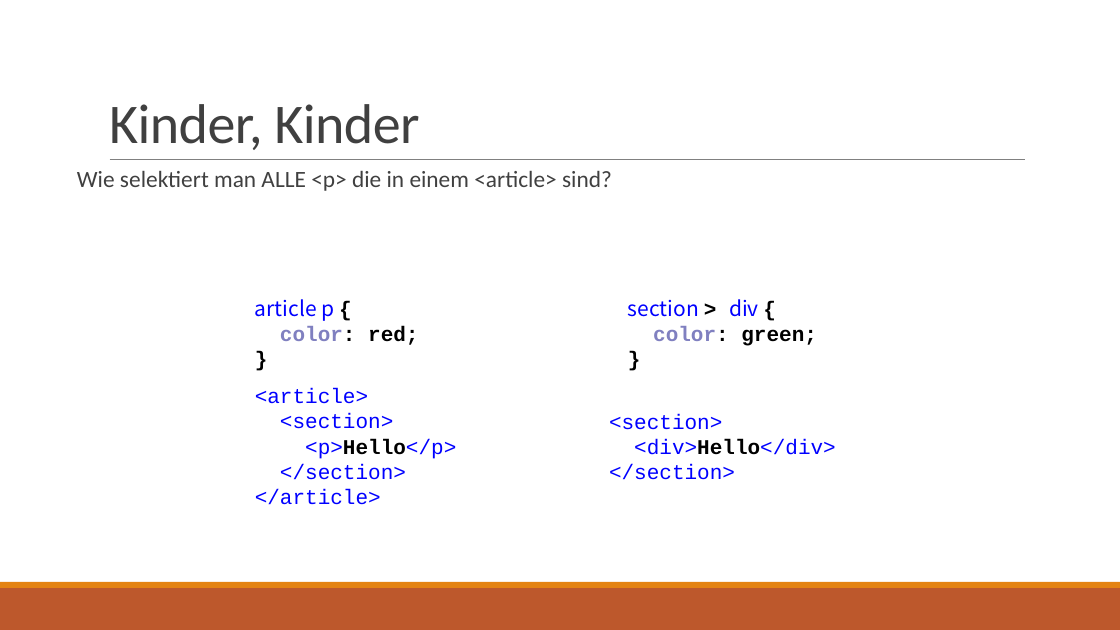
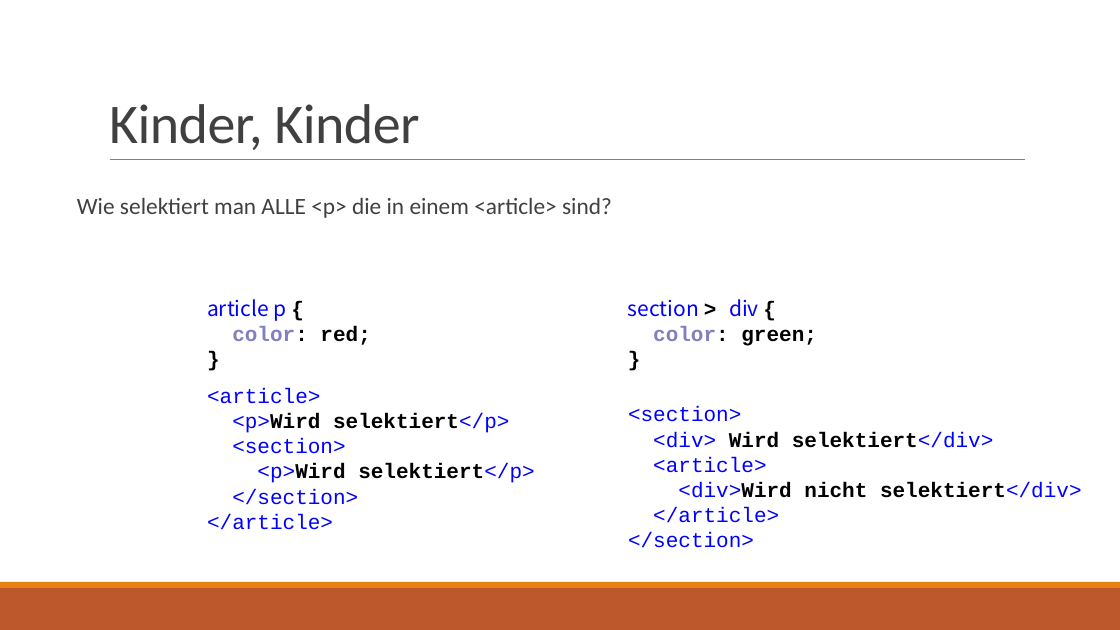
Before and after one commit to JOPA-WIT/web_seminar, a slide deck: slide 14 of Präsentationen/CSS.pptx. Drawn at 1120x630 pixels with LibreOffice and Linux fonts; fonts in the diff are those of the drawing. Boxes give left, top, right and bottom in pixels: in the first picture for what was removed or moved away, otherwise in the second. Text is boxed around its words. In the diff, an @@ line names an element or a change of style, - is before the commit and + after.

```diff
--- a/Präsentationen/CSS.pptx
+++ b/Präsentationen/CSS.pptx
@@ text "Wie selektiert man ALLE <p> ...": place and size @@
-text "Wie selektiert man ALLE <p> ..." at (77,171,612,191)
+text "Wie selektiert man ALLE <p> ..." at (77,198,612,218)
@@ text "article p {": place and size @@
-text "article p {" at (255,299,418,345)
+text "article p {" at (207,299,370,345)
@@ text "<article>": place and size @@
-text "<article>" at (255,388,456,505)
+text "<article>" at (207,388,534,530)
@@ text at (232,413,509,433): paragraph added @@
+<p>Wird selektiert</p>
@@ text "<section>": place and size @@
-text "<section>" at (609,414,836,480)
+text "<section>" at (628,406,1082,548)
@@ text at (653,432,1082,523): text changed @@
-<div>Hello</div>
+<div> Wird selektiert</div>
+<article>
+<div>Wird nicht selektiert</div>
+</article>
@@ text at (257,463,534,483): text changed; text colour #0000FF to #000000; bold on @@
-<p>Hello</p>
+<p>Wird selektiert</p>
```
Also in this commit, not shown: 2 other slides changed, 4 slides added, 4 slides removed, 1 other file.
